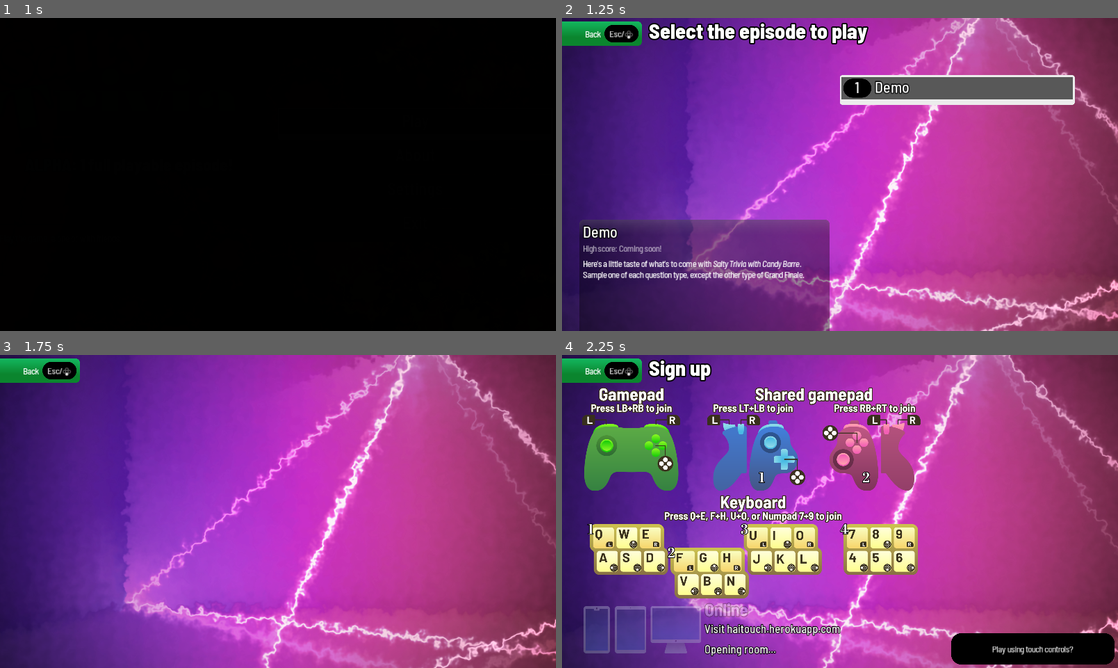
Above: before the commit, frames 1-4 (two rows, left to right).
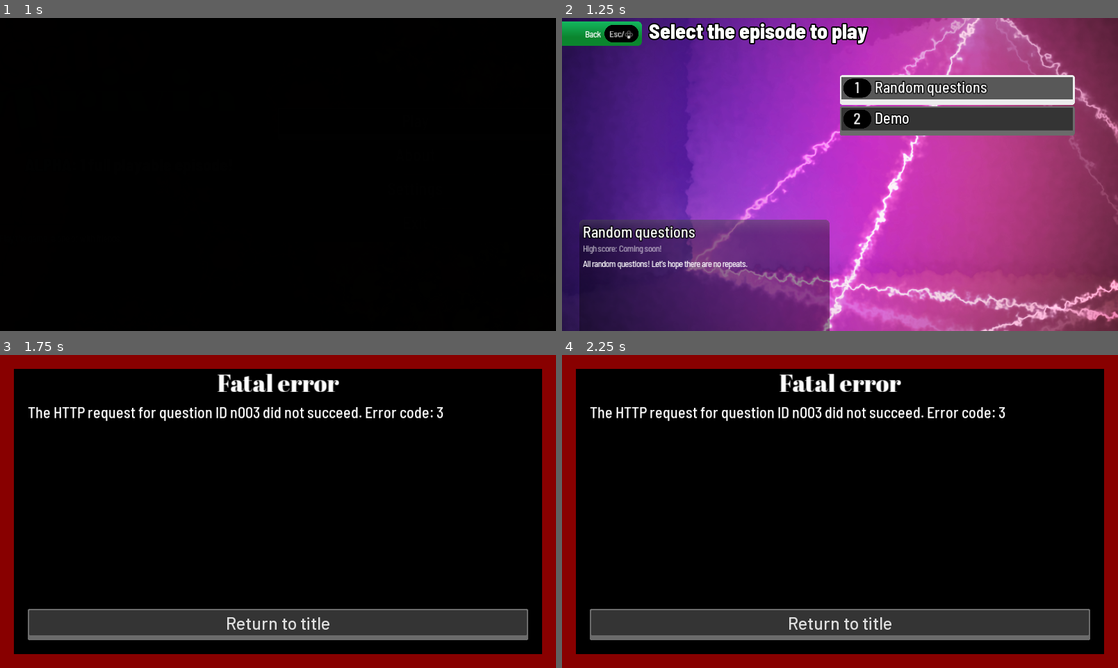
Above: after the commit, the same moments.

Repository: JapanYoshi/salty
Game: Godot game, scene res://Title.tscn
Two runs of this game, one before a commit and one after it. Both use one fixed random seed, a clock stepped at 60 frames per second and the inputs below. Sound files missing from this copy of the repository are replaced by a short silence.
Inputs (mouse positions are in pixels of both pictures, inside the frame that each line leads up to):
- Up to frame 1 (1 s): click "Play" at 0.5 s
- Up to frame 2 (1.25 s): no input
- Up to frame 3 (1.75 s): click (394, 426) at 1.25 s
- Up to frame 4 (2.25 s): tap Enter (ui_accept) at 2 s; move the mouse to (962, 495) at 2.02 s; hold Right (ui_right) from 2.03 s (still down); hold U (signup2) from 2.03 s (still down); click (962, 495) at 2.17 s

Frame 1 is identical in both runs. In frame 2, 6.1% of the frame differs, in the area x 3-93%, y 20-84%; in frame 3, 100%, in the area x 0-100%, y 0-100%; in frame 4, 98%.
Error before the commit: Invalid get index 'question_pack' (on base: 'Dictionary'). (res://MenuRoot.gd:80)

Commit message:
random question implementation, change in episode structure

Diff:
--- a/Episode.gd
+++ b/Episode.gd
@@ -32,7 +32,6 @@
 		# we're debugging
 		R.pass_between.episode_name = "demo"
 		question_number = 0
-		episode_data = Loader.load_episode(R.pass_between.episode_name)
 		load_next_question()
 		return
 #	elif R.pass_between.episode_name == "demo":
@@ -42,8 +41,8 @@
 #		episode_data = Loader.load_episode(R.pass_between.episode_name)
 #		load_next_question()
 #		return
+	episode_data = R.pass_between.episode_data
 	$Cutscenes/Round2.scale = Vector2(0, 1)
-	episode_data = Loader.load_episode(R.pass_between.episode_name)
 	call_deferred("play_intro")
 
 func enable_skip():
@@ -178,10 +177,13 @@
 			return
 		for key in voice_lines:
 			# func preload_voice(key, filename, question_specific: bool = false, subtitle_string=""):
-			if episode_data.audio.has(key) == false:
-				R.crash("Episode data is missing audio key: " + key + ".")
-				return
-			if episode_data.audio[key].v == "default":
+			#if episode_data.audio.has(key) == false:
+			#	R.crash("Episode data is missing audio key: " + key + ".")
+			#	return
+			#if episode_data.audio[key].v == "default":
+			if episode_data.audio.has(key) == false or episode_data.audio[key].v == "default":
+				if episode_data.audio.has(key) == false:
+					print("WARNING: Episode data has no key for audio: " + key + ". Treating as default.")
 				var candidates = Loader.random_dict.audio_episode[key]
 				var index = 0
 				if len(candidates) == 0:
--- a/Loader.gd
+++ b/Loader.gd
@@ -6,6 +6,7 @@
 var episodes = {}
 
 const question_path = "res://q"
+var random_questions = {}
 
 var random_dict = {}
 
@@ -25,6 +26,7 @@
 	r_separator.compile("\\[#\\d+#\\]")
 	rng.randomize()
 	load_random_voice_lines()
+	load_random_questions()
 	load_episodes_list()
 	load_high_scores()
 	### Testing
@@ -37,6 +39,26 @@
 		var json = JSON.parse(file.get_as_text())
 		if json.error == OK:
 			random_dict = json.result
+
+func load_random_questions():
+	var file = File.new()
+	if file.open("res://random_questions.json", File.READ) == OK:
+		var json = JSON.parse(file.get_as_text())
+		if json.error == OK:
+			random_questions = json.result
+
+func random_questions_of_type(type, count):
+	var questions = []
+	var pool = random_questions[type]
+	if count == 1:
+		return [pool[R.rng.randi_range(0, len(pool) - 1)]]
+	else:
+		var indices = range(len(pool) - 1)
+		for i in range(count):
+			var index = R.rng.randi_range(0, len(indices) - 1)
+			questions.push_back(pool[indices[index]])
+			indices.remove(index)
+		return questions
 
 func load_episodes_list():
 	# new option with list file
--- a/MenuRoot.gd
+++ b/MenuRoot.gd
@@ -7,7 +7,10 @@
 onready var click_mask = $ClickMask
 var question_pack_is_downloaded = false
 var waiting_for_game_start = false
+var cancel_loading = false
 const QPACK_NAME = "user://question_pack.pck"
+
+signal next_question_please
 
 # Called when the node enters the scene tree for the first time.
 func _ready():
@@ -31,6 +34,7 @@
 		yield(get_tree().create_timer(0.5), "timeout")
 		get_tree().change_scene("res://Title.tscn")
 	else:
+		cancel_loading = true
 		change_scene_to(first_page.instance())
 
 func change_scene_to(n):
@@ -50,18 +54,89 @@
 	move_child(current_page, 1)
 	click_mask.hide()
 
+const QUESTION_COUNT = 13
+var time_start = -1
+var load_start = -1
+const RAND_PREFIX = "RNG_"
+
 func load_episode(ep):
 	change_scene_to(signup.instance())
-	async_load_question_pack(ep)
+	cancel_loading = false
+	# get question list
+	R.pass_between.episode_data = Loader.episodes[ep]
+	var q_id = R.pass_between.episode_data.question_id
+	var randoms = 0
+	var question_types = {
+		"n": 0, "s": 0, "c": 0, "t": 0, "g": 0, "l": 0, "r": 0
+	}
+	if q_id[QUESTION_COUNT-1] == "":
+		# randomize final question
+		var which_finale = "lr"[R.rng.randi_range(0, 1)]
+		question_types[which_finale] += 1
+		q_id[QUESTION_COUNT-1] = Loader.random_questions_of_type(which_finale, 1)[0]
+
+	for i in range(QUESTION_COUNT - 1):
+		if q_id[i].begins_with(RAND_PREFIX):
+			randoms += 1
+			q_id[i] = q_id[i].trim_prefix(RAND_PREFIX)
+		else:
+			question_types[q_id[i][0]] += 1
+
+	if randoms > 0:
+		var search_order = range(0, QUESTION_COUNT-1)
+		search_order.shuffle()
+		# * exactly 1 of the following: thousand question question, gibberish
+		if question_types["t"] == 0 and question_types["g"] == 0:
+			var which_special = "t" if (R.rng.randi_range(0, 7) == 0) else "g"
+			for i in range(len(search_order)):
+				var q = search_order[i]
+				if which_special in q_id[q]:
+					q_id[q] = Loader.random_questions_of_type(which_special, 1)[0]
+					question_types[which_special] += 1
+					search_order.remove(i)
+					break
+		# * exactly 1 sorta kinda question per game
+		if question_types["s"] == 0:
+			for i in range(len(search_order)):
+				var q = search_order[i]
+				if "s" in q_id[q]:
+					q_id[q] = Loader.random_questions_of_type("s", 1)[0]
+					search_order.remove(i)
+					break
+		# * exactly 1 candy trivia question per game
+		if question_types["c"] == 0:
+			for i in range(len(search_order)):
+				var q = search_order[i]
+				if "c" in q_id[q]:
+					q_id[q] = Loader.random_questions_of_type("c", 1)[0]
+					search_order.remove(i)
+					break
+		# * rest are all Shorties
+		var shorties = Loader.random_questions_of_type("n", len(search_order))
+		for i in range(len(search_order)):
+			var q = search_order[i]
+			q_id[q] = shorties[i]
+		print(q_id)
+		R.pass_between.episode_data.question_id = q_id
+	time_start = OS.get_ticks_msec()
+	load_start = 0
+	question_pack_is_downloaded = false
+	for q in range(QUESTION_COUNT):
+		async_load_question(q_id[q])
+		yield(self, "next_question_please")
+		if cancel_loading:
+			return
+		_update_loading_progress(q+1)
+	question_pack_is_downloaded = true
+	if waiting_for_game_start:
+		start_game()
 
 func start_game():
 	if !question_pack_is_downloaded:
 		waiting_for_game_start = true
-		_update_loading_progress()
 		current_page.get_node("MouseMask").color = Color(0, 0, 0, 0.5)
 		current_page.get_node("LoadingPanel").show()
 		return
-	current_page.update_loading_progress(http_request.get_body_size(), http_request.get_body_size(), 0)
 	S.play_track(0, false, false)
 	S.play_track(1, false, false)
 	S.play_track(2, false, false)
@@ -75,78 +150,49 @@
 
 onready var http_request = $HTTPRequest
 
-func async_load_question_pack(ep):
-	print("async_load_question_pack()")
-	var url = "https://haitouch.ga/me/salty/%s.pck" % Loader.episodes[ep].question_pack # TODO: replace with question list
+func async_load_question(q):
+	print("async_load_question(%s)" % q)
+	var url = "https://haitouch.ga/me/salty/%s.pck" % q
 	# Create an HTTP request node and connect its completion signal.
 	http_request.download_file = QPACK_NAME
 	http_request.download_chunk_size = 262144
-	http_request.connect("request_completed", self, "_http_request_completed")
+	http_request.connect("request_completed", self, "_http_request_completed", [q], CONNECT_ONESHOT)
 	# Perform the HTTP request. The URL below returns a PNG image as of writing.
 	var error = http_request.request(url)
 	if error != OK:
 		push_error("An error occurred while making the HTTP request.")
 		return
-	else:
-		_check_loading_started()
-
-var time_start = -1
-var load_start = -1
-func _check_loading_started():
-	if http_request.get_body_size() > 0:
-		time_start = OS.get_ticks_msec()
-		load_start = http_request.get_downloaded_bytes()
-	else:
-		yield(get_tree().create_timer(0.1), "timeout")
-		call_deferred("_check_loading_started")
 
 # show player how much data is loaded
-func _update_loading_progress():
-	while http_request.get_body_size() <= 0:
-		print("Reported body size is %d. Querying again." % http_request.get_body_size())
-		_check_loading_started()
-		yield(get_tree().create_timer(0.1), "timeout")
-	var partial = http_request.get_downloaded_bytes()
-	var total = http_request.get_body_size()
+func _update_loading_progress(partial):
 	var time = OS.get_ticks_msec()
 	# total time / total size == partial time / partial size.
 	# move total size to right hand side and get
 	# total time == partial time * total size / partial size..
-	var eta = (
+	var eta = -1 if partial == 0 else (
 		1.0 * (time - time_start) * # partial time
-		(total - load_start) / # total size
+		(QUESTION_COUNT - load_start) / # total size
 		(partial - load_start) # partial size
 	) - (time - time_start)  # subtract elapsed time from total
-	prints("ETA CALCULATION", "start bytes:", load_start, "loaded bytes:", partial, "total bytes:", total, "start time:", time_start, "time now:", time, "calculated eta:", eta)
-	current_page.update_loading_progress(partial, total, int(eta))
-	if !question_pack_is_downloaded:
-		yield(get_tree().create_timer(0.25), "timeout")
-		call_deferred("_update_loading_progress")
+	current_page.update_loading_progress(partial, QUESTION_COUNT, int(eta))
 
 # Called when the HTTP request is completed.
-func _http_request_completed(result, response_code, headers, body):
+func _http_request_completed(result, response_code, headers, body, q):
 	prints("MenuRoot._http_request_completed(", result, response_code, headers, body, ")")
 	if result != HTTPRequest.RESULT_SUCCESS:
-		R.crash("The HTTP request did not succeed. Error code: %d" % result)
+		R.crash("The HTTP request for question ID %s did not succeed. Error code: %d" % [q, result])
 		return
 	elif response_code >= 400:
-		R.crash("Tried to load the resource pack, but response code was: %d" % response_code)
+		R.crash("Tried to load question ID %s, but response code was: %d" % [q, response_code])
+		return
 	# not sure what to do when loaded...
 	# check file existence
 	var file = File.new()
 	if file.file_exists(QPACK_NAME):
 		var success: bool = ProjectSettings.load_resource_pack(ProjectSettings.globalize_path(QPACK_NAME), true)
 		if !success:
-			R.crash("Could not load resource pack.")
-		for i in range(13):
-			var qid = Loader.episodes[R.pass_between.episode_name].question_id[i]
-			print(qid)
-#			if !file.file_exists("res://q/%s/data.gdcfg" % qid):
-#				R.crash("Loaded resource pack, but question file is missing: question index %d, question ID %s." % [i, qid])
-#				return
-		question_pack_is_downloaded = true
-		if waiting_for_game_start == true:
-			start_game()
+			R.crash("Could not load resource pack for question ID %s. The file appears to not have been saved." % q)
+		emit_signal("next_question_please")
 	else:
 		R.crash("Resource pack is not downloaded.")
 		return
--- a/Signup.gd
+++ b/Signup.gd
@@ -344,18 +344,20 @@
 			});
 
 func update_loading_progress(partial: int, total: int, eta: int):
-	var time_text = "Finished!"
+	var time_text = "Time estimate unknown..."
 	if eta >= 60*1000:
 		time_text = "Please wait ≈%dʹ %0.1f″..." % [eta / (60*1000), (eta % (60*1000)) / 1000.0]
 	elif eta >= 1000:
 		time_text = "Please wait ≈%0.1f″..." % (eta / 1000.0)
 	elif eta > 0:
 		time_text = "Almost there..."
+	elif eta == 0:
+		time_text = "Finished!"
 	$LoadingPanel/Label.set_text(
 		"Downloading question pack. %s" % time_text
 	)
 	$LoadingPanel/ProgressBar.max_value = total
 	$LoadingPanel/ProgressBar.value = partial
 	$LoadingPanel/Progress.set_text(
-		"Loaded %.1fKiB of %.1fKiB (%06.2f%%)" % [partial / 1024.0, total / 1024.0, 100.0 * partial / total]
+		"Loaded %d of %d questions (%05.1f%%)" % [partial, total, 100.0 * partial / total]
 	)
--- a/ep/random/random.json
+++ b/ep/!rand/!rand.json
@@ -24,19 +24,19 @@
     "skip": {"v": "default"}
   },
   "question_id": [
-    "",
-    "",
-    "",
-    "",
-    "",
-    "",
+    "RNG_n",
+    "RNG_ncs",
+    "RNG_ncs",
+    "RNG_ncs",
+    "RNG_ncs",
+    "RNG_nc",
 
-    "",
-    "",
-    "",
-    "",
-    "",
-    "",
+    "RNG_nc",
+    "RNG_ncsgt",
+    "RNG_ncsgt",
+    "RNG_ncsgt",
+    "RNG_ncsgt",
+    "RNG_n",
 
     ""
   ]
--- /dev/null
+++ b/random_questions.json
@@ -0,0 +1,34 @@
+{
+  "n" : [
+    "n001"
+  , "n002"
+  , "n003"
+  , "n004"
+  , "n005"
+  , "n006"
+  , "n008"
+  , "n009"
+  , "n010"
+  , "n011"
+  , "n012"
+  , "n013"
+  , "n014"
+  , "n015"
+  ]
+  , "s" : [
+    "s001"
+  , "s002"
+  ]
+  , "c" : [
+    "c001"
+  ]
+  , "g" : [
+    "g001"
+  ]
+  , "l" : [
+    "l001"
+  ]
+  , "r" : [
+    "r001"
+  ]
+}
--- a/random_voicelines.json
+++ b/random_voicelines.json
@@ -563,38 +563,4 @@
   , {"v": "buzz_in_07", "s": "What do you have for me?"}
   ]
 }
-, "questions": {
-    "n" : [
-      "n001"
-    , "n002"
-    , "n003"
-    , "n004"
-    , "n005"
-    , "n006"
-    , "n008"
-    , "n009"
-    , "n010"
-    , "n011"
-    , "n012"
-    , "n013"
-    , "n014"
-    , "n015"
-    ]
-    , "s" : [
-      "s001"
-    , "s002"
-    ]
-    , "c" : [
-      "c001"
-    ]
-    , "g" : [
-      "g001"
-    ]
-    , "l" : [
-      "l001"
-    ]
-    , "r" : [
-      "r001"
-    ]
-  }
 }
--- a/signup.tscn
+++ b/signup.tscn
@@ -742,7 +742,7 @@
 anchor_bottom = 1.0
 margin_top = 72.0
 custom_fonts/font = ExtResource( 11 )
-text = "Sorry, remaining time estimate is not supported on HTML5."
+text = "Loaded ?? of ?? questions (???.?%)"
 align = 1
 __meta__ = {
 "_edit_use_anchors_": false
Not shown, changed: ep/list.txt
